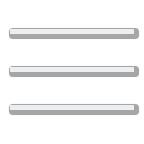
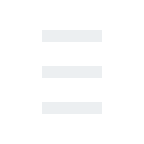
Layer changes from the first 144×144 image to the second:
added layer "Прямоугольник 3" above "Прямоугольник 2" over [42, 34, 102, 42]
renamed "Фигура 2" to "Прямоугольник 2", moved it above "Прямоугольник 1", painted on it over [10, 66, 134, 78]
renamed "Фигура 3" to "Прямоугольник 1", painted on it over [10, 102, 134, 114]
